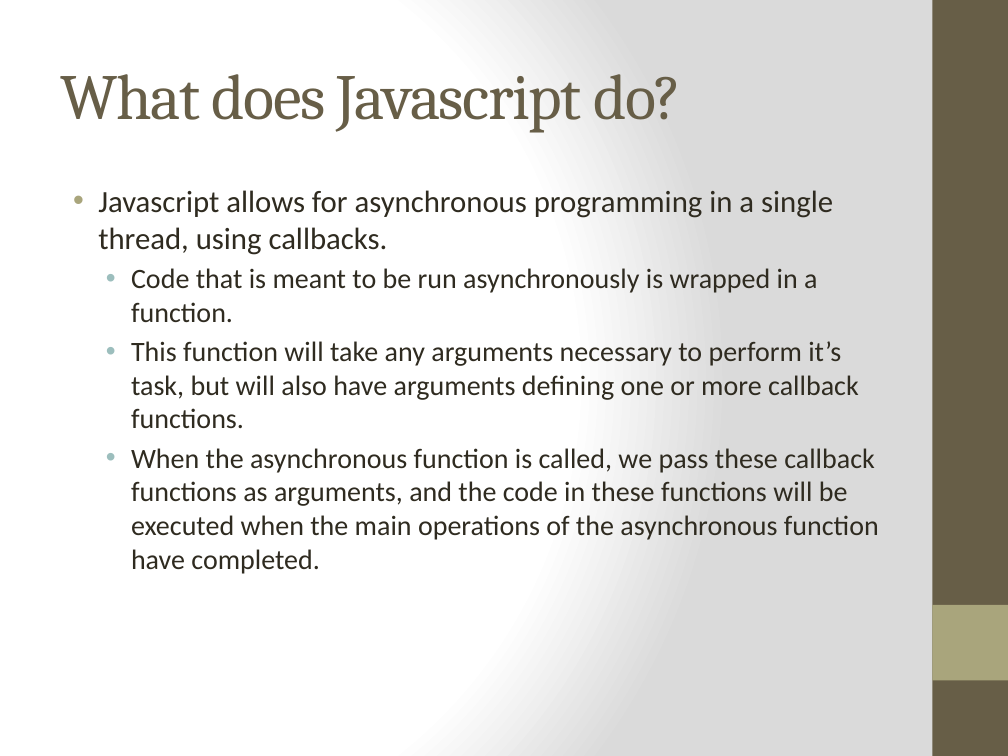
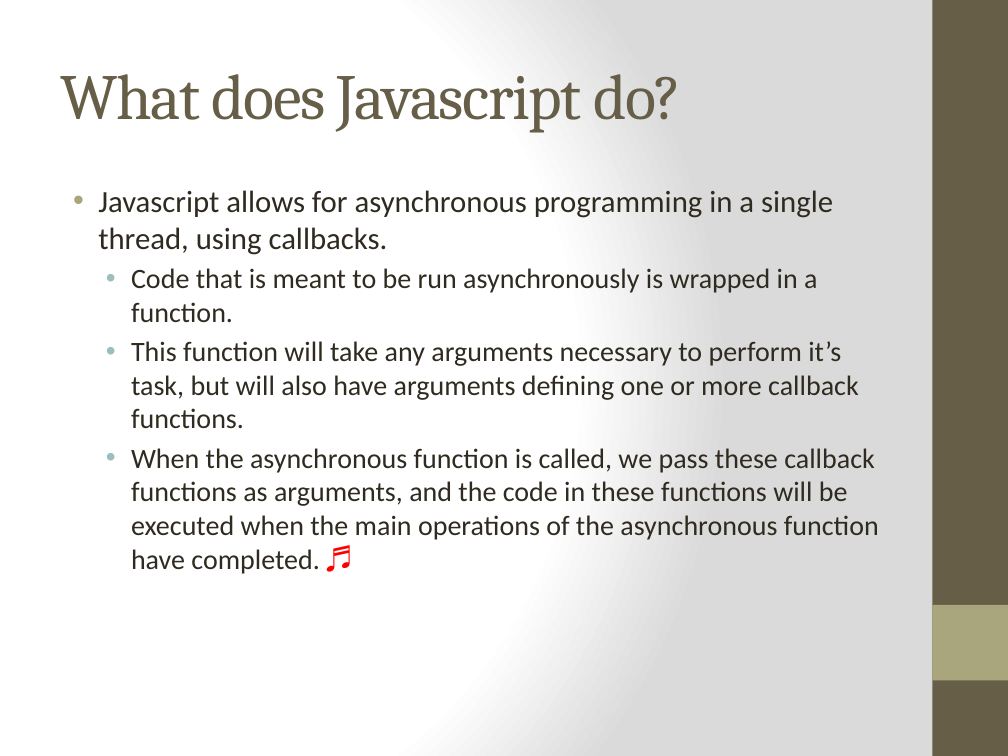
Before and after one commit to cheryly279/AsyncDiscussion, a slide deck: slide 7 of Async_Discussion_9_29_15.pptx. Drawn at 1008x756 pixels with LibreOffice and Linux fonts; fonts in the diff are those of the drawing. Boxes give left, top, right and bottom in pixels: in the first picture for what was removed or moved away, otherwise in the second. Text is boxed around its words. In the diff, an @@ line names an element or a change of style, - is before the commit and + after.

```diff
--- a/Async_Discussion_9_29_15.pptx
+++ b/Async_Discussion_9_29_15.pptx
@@ text at bbox=[131, 448, 879, 574]: text changed @@
-  • When the asynchronous function is called, we pass these callback functions as arguments, and the code in these functions will be executed when the main operations of the asynchronous function have completed.
+  • When the asynchronous function is called, we pass these callback functions as arguments, and the code in these functions will be executed when the main operations of the asynchronous function have completed. ♬
```
Also in this commit, not shown: 16 other slides changed.
